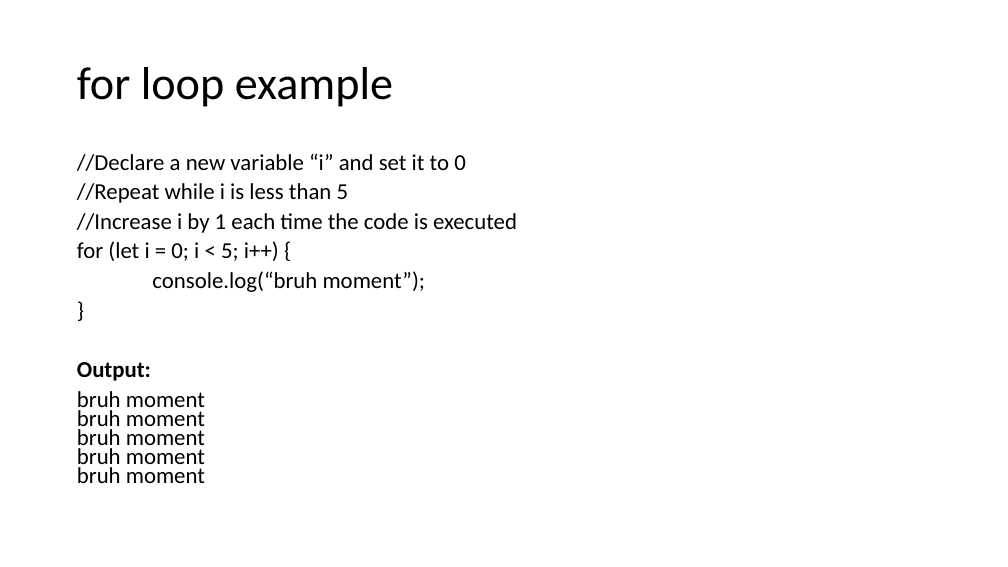
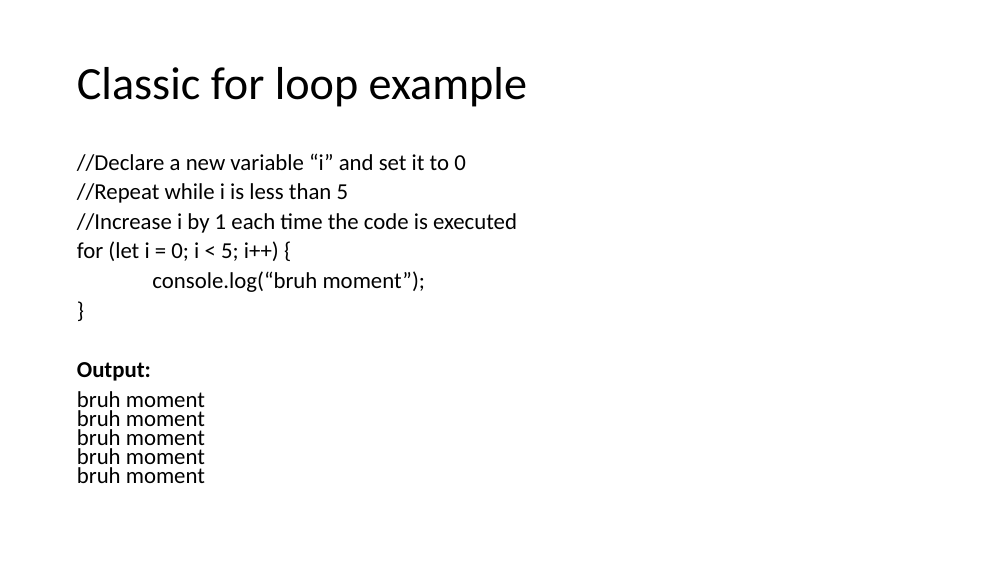
Before and after one commit to csmith1188/docpacs2122, a slide deck: slide 5 of docpac_mar18/Oley Birkeland/JavaScript Loops.pptx. Drawn at 1008x567 pixels with LibreOffice and Linux fonts; fonts in the diff are those of the drawing. Boxes give left, top, right and bottom in pixels: in the first picture for what was removed or moved away, otherwise in the second. Text is boxed around its words. In the diff, an @@ line names an element or a change of style, - is before the commit and + after.

```diff
--- a/docpac_mar18/Oley Birkeland/JavaScript Loops.pptx
+++ b/docpac_mar18/Oley Birkeland/JavaScript Loops.pptx
@@ title at (77,67,527,107): text changed @@
-for loop example
+Classic for loop example
```
Also in this commit, not shown: 1 other slide changed.
